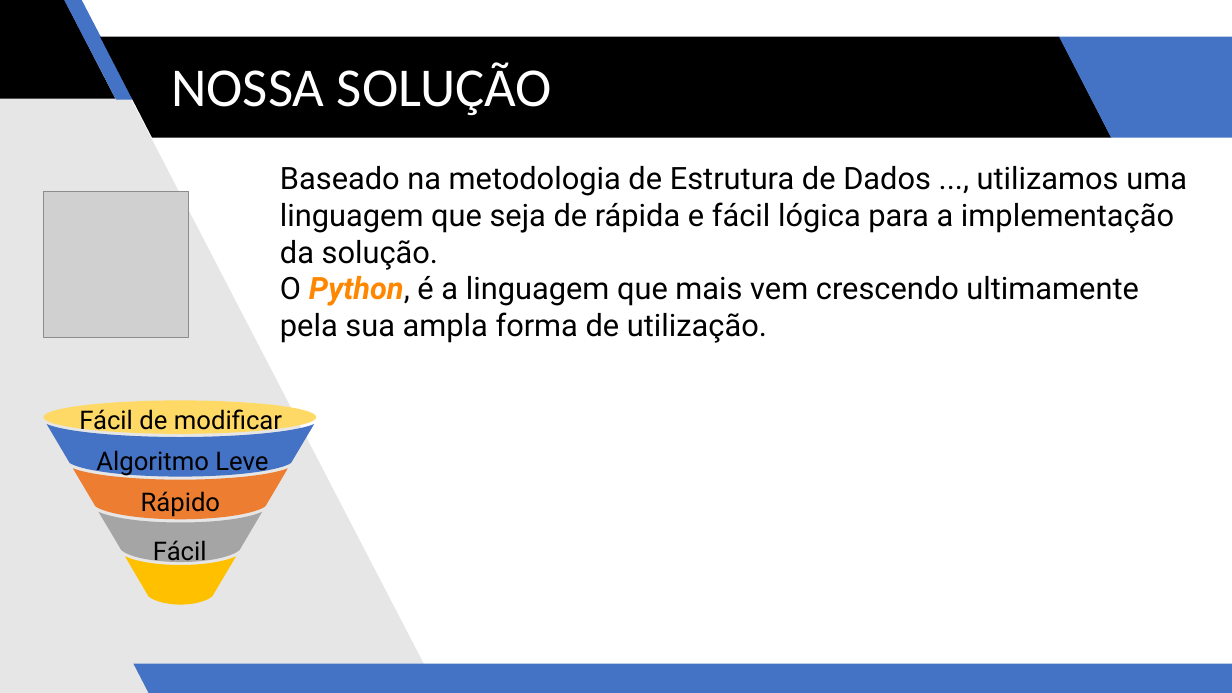
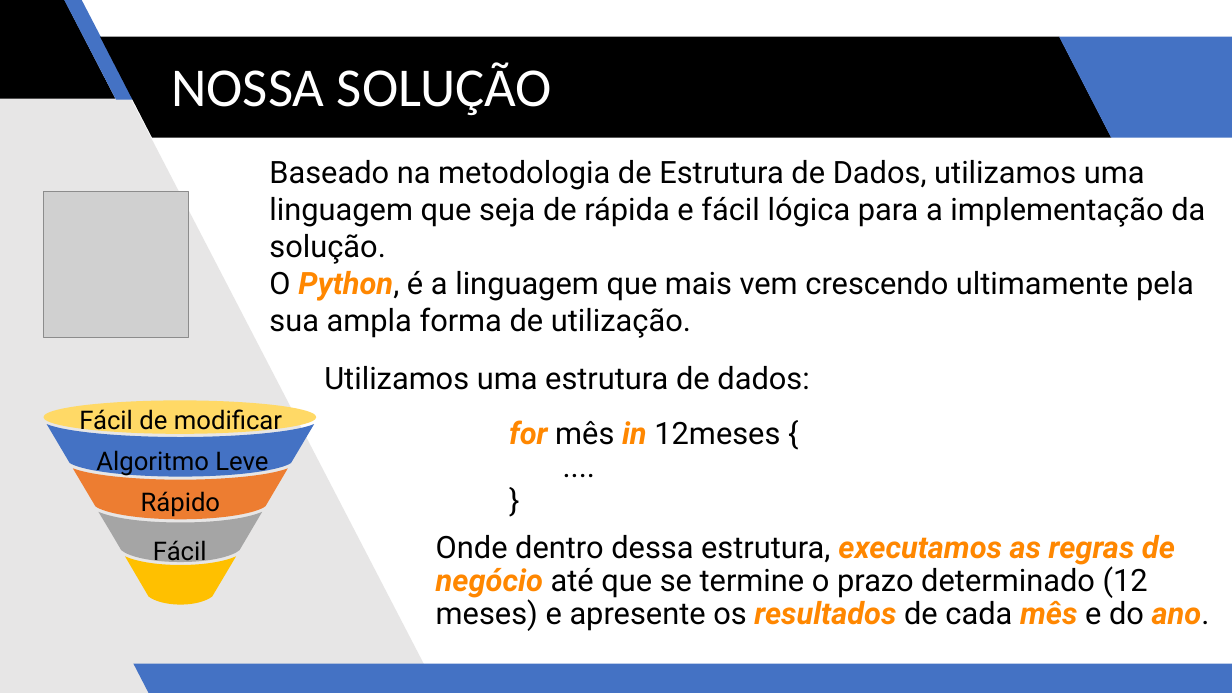
Before and after one commit to tech-warriors-corporation/profitco, a slide deck: slide 3 of presentation.pptx. Drawn at 1232x693 pixels with LibreOffice and Linux fonts; fonts in the diff are those of the drawing; grey boxes stand for pictures. Boxes give left, top, right and bottom in pixels: in the first picture for what was removed or moved away, otherwise in the second. Text is boxed around its words. In the diff, an @@ line names an element or a change of style, - is before the commit and + after.

Commit message:
feat: updated presentation

```diff
--- a/presentation.pptx
+++ b/presentation.pptx
@@ text "Baseado na metodologia de Estrutura ...": place and size @@
-text "Baseado na metodologia de Estrutura ..." at [280, 166, 1187, 343]
+text "Baseado na metodologia de Estrutura ..." at [269, 160, 1205, 338]
@@ text at [269, 160, 1205, 264]: text changed @@
-Baseado na metodologia de Estrutura de Dados ..., utilizamos uma linguagem que seja de rápida e fácil lógica para a implementação da solução.
+Baseado na metodologia de Estrutura de Dados, utilizamos uma linguagem que seja de rápida e fácil lógica para a implementação da solução.
@@ text added at [324, 366, 809, 445], 24 pt, text #000000 @@
+Utilizamos uma estrutura de dados:
+for mês in 12meses {
+....
+}
@@ text added at [436, 535, 1210, 631], 24 pt, text #000000 @@
+Onde dentro dessa estrutura, executamos as regras de negócio até que se termine o prazo determinado (12 meses) e apresente os resultados de cada mês e do ano.
```
Also in this commit, not shown: 3 other slides changed.
